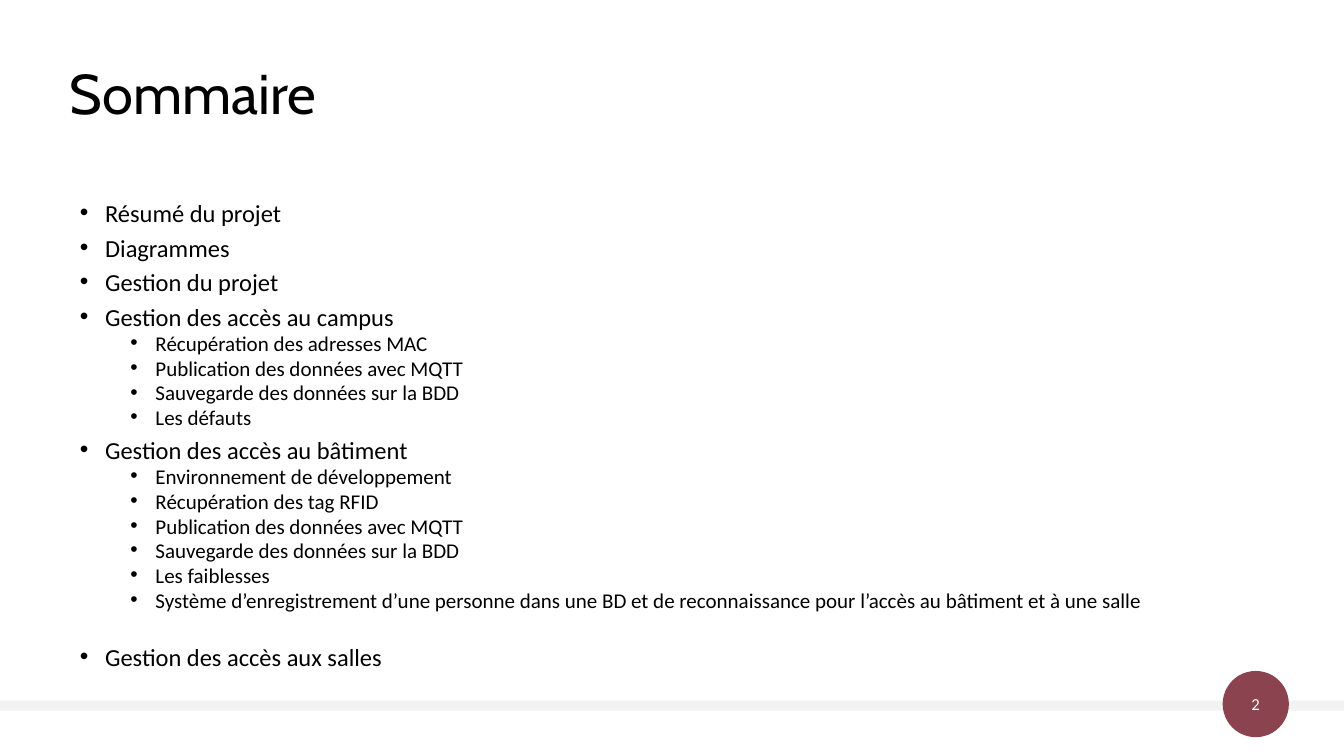
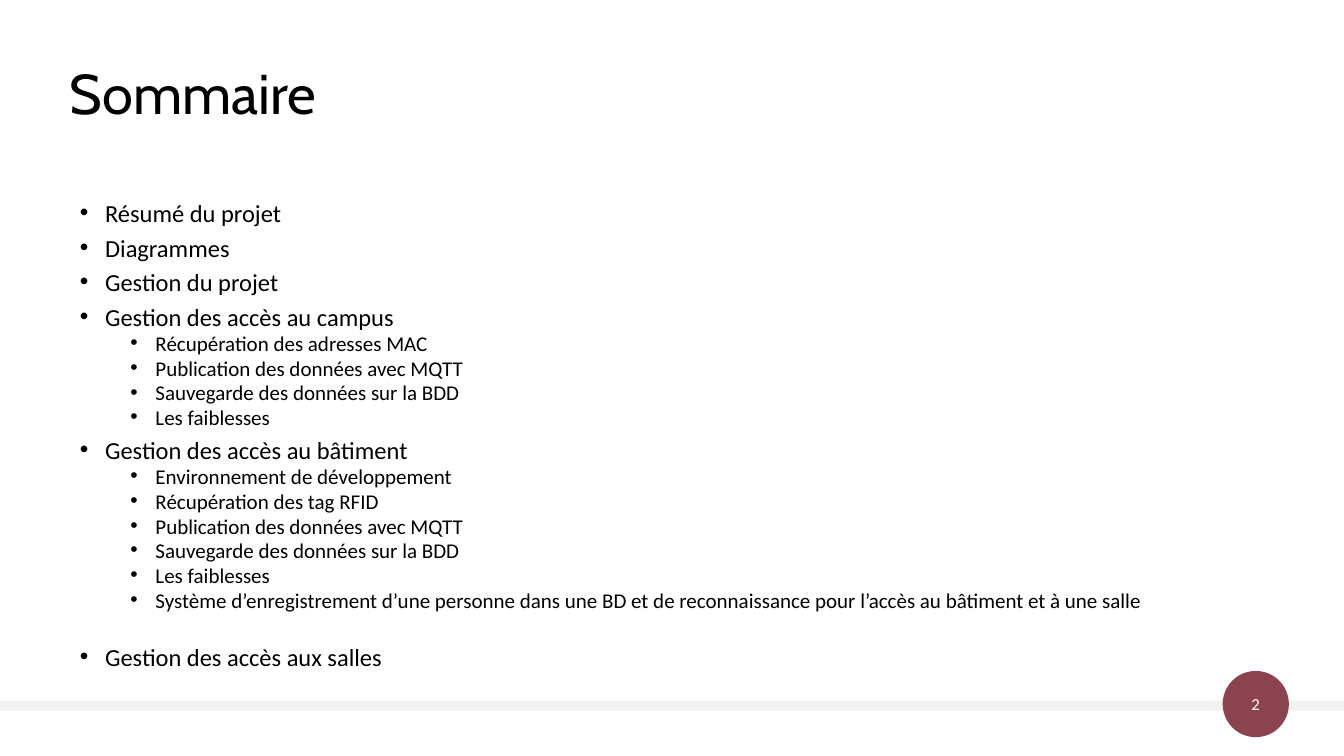
Before and after one commit to AlexandreSaxemard/GestionAccesBatiment, a slide deck: slide 2 of Docs/Gestion des accès au bâtiment.pptx. Drawn at 1344x756 pixels with LibreOffice and Linux fonts; fonts in the diff are those of the drawing. Boxes give left, top, right and bottom in pixels: in the first picture for what was removed or moved away, otherwise in the second. Text is boxed around its words. In the diff, an @@ line names an element or a change of style, - is before the commit and + after.

```diff
--- a/Docs/Gestion des accès au bâtiment.pptx
+++ b/Docs/Gestion des accès au bâtiment.pptx
@@ text at (x1=155, y1=410, x2=270, y2=425): text changed @@
-  • Les défauts
+  • Les faiblesses
```
Also in this commit, not shown: 4 other slides changed, 2 slides added, 1 slide removed.
